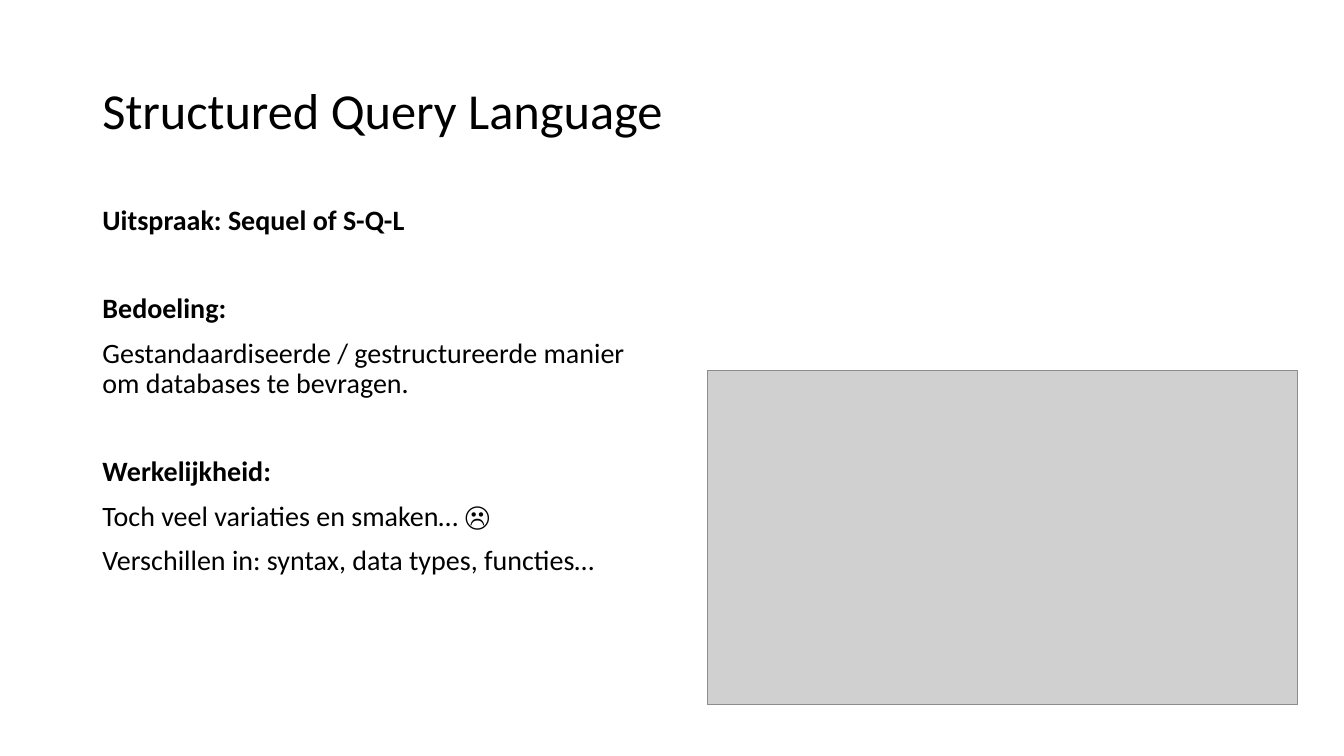
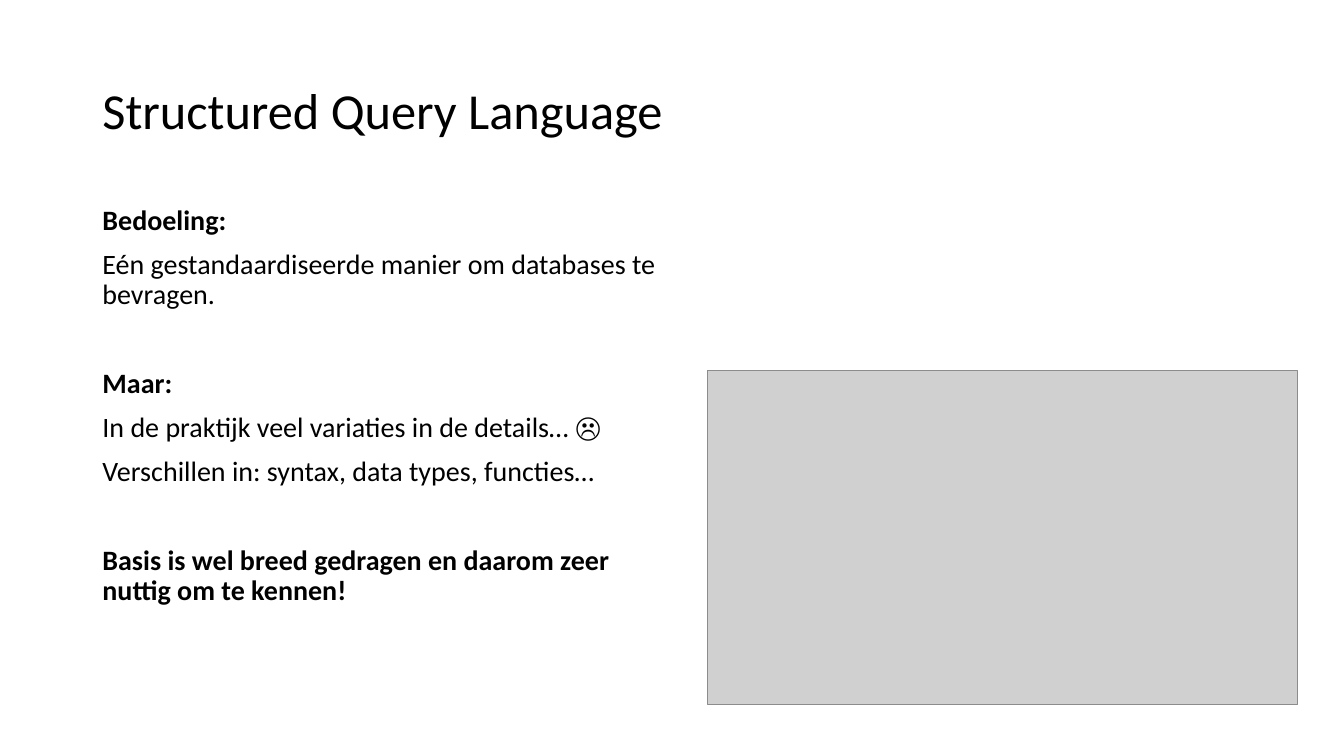
Before and after one commit to LFKoning/knowledge-sharing, a slide deck: slide 4 of sql/sql_introductie.pptx. Drawn at 1344x756 pixels with LibreOffice and Linux fonts; fonts in the diff are those of the drawing; grey boxes stand for pictures. Boxes give left, top, right and bottom in pixels: in the first picture for what was removed or moved away, otherwise in the second. Text is boxed around its words. In the diff, an @@ line names an element or a change of style, - is before the commit and + after.

```diff
--- a/sql/sql_introductie.pptx
+++ b/sql/sql_introductie.pptx
@@ text at box(102, 210, 404, 235): paragraph removed @@
-Uitspraak: Sequel of S-Q-L
@@ text at box(102, 254, 655, 442): text changed @@
-Gestandaardiseerde / gestructureerde manier om databases te bevragen.
-Werkelijkheid:
-Toch veel variaties en smaken… ☹
+Eén gestandaardiseerde manier om databases te bevragen.
+Maar:
+In de praktijk veel variaties in de details… ☹
@@ text at box(102, 550, 609, 605): paragraph added @@
+Basis is wel breed gedragen en daarom zeer nuttig om te kennen!
```
Also in this commit, not shown: 48 other slides changed, 8 slides added, 2 slides removed.
